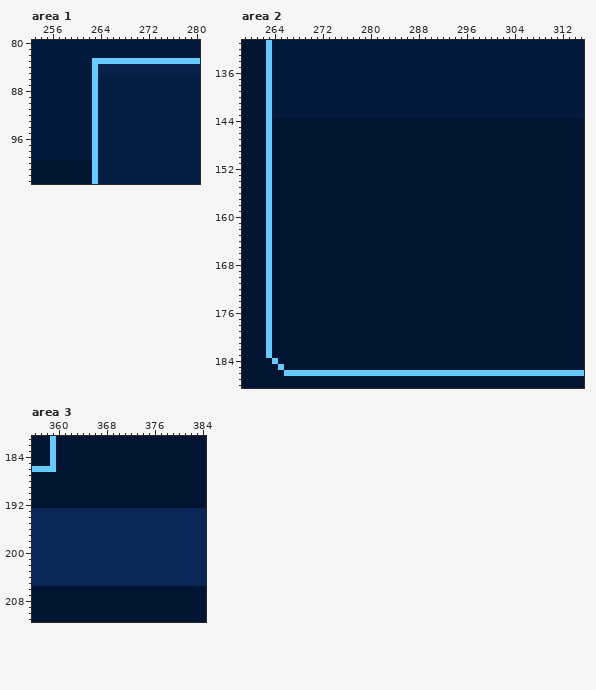
A pixel-art file gets an edit: interface/knightfall_merchantinterface/body-expanded2.ase. This is how it looked before the edit.
562x254 pixels, 1 frame. Colours within 5 levels of each other are drawn and written as one. Shown: area 1: x 253..280, y 80..103; area 2: x 259..315, y 131..188; area 3: x 356..384, y 181..211. The commit also changed other parts of the picture, which this record leaves out.
And afterwards:
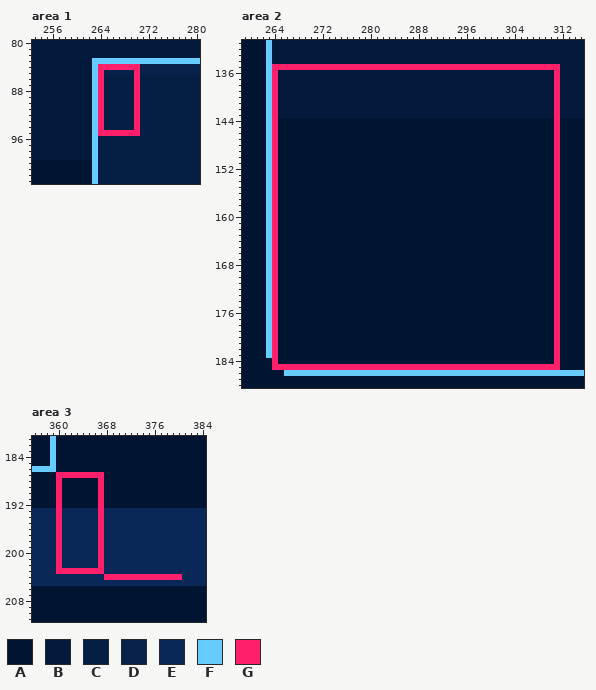
Palette (. is transparent): A #011532  B #031a3c  C #051e44  D #06214a  E #092857  F #66ccff  G #ff1f6a
Changes in this commit:
layer "Markers" added
Changed rows in their new state; - is an unchanged pixel.
Area 1, layer "Markers":
first column x 264:
 84 GGGGGGG
 85 G-----G
 86 G-----G
 87 G-----G
 88 G-----G
 89 G-----G
 90 G-----G
 91 G-----G
 92 G-----G
 93 G-----G
 94 G-----G
 95 GGGGGGG
Area 2, layer "Markers":
first column x 264:
135 GGGGGGGGGGGGGGGGGGGGGGGGGGGGGGGGGGGGGGGGGGGGGGGG
136 G----------------------------------------------G
137 G----------------------------------------------G
138 G----------------------------------------------G
139 G----------------------------------------------G
140 G----------------------------------------------G
141 G----------------------------------------------G
142 G----------------------------------------------G
143 G----------------------------------------------G
144 G----------------------------------------------G
145 G----------------------------------------------G
146 G----------------------------------------------G
147 G----------------------------------------------G
148 G----------------------------------------------G
149 G----------------------------------------------G
150 G----------------------------------------------G
151 G----------------------------------------------G
152 G----------------------------------------------G
153 G----------------------------------------------G
154 G----------------------------------------------G
155 G----------------------------------------------G
156 G----------------------------------------------G
157 G----------------------------------------------G
158 G----------------------------------------------G
159 G----------------------------------------------G
160 G----------------------------------------------G
161 G----------------------------------------------G
162 G----------------------------------------------G
163 G----------------------------------------------G
164 G----------------------------------------------G
165 G----------------------------------------------G
166 G----------------------------------------------G
167 G----------------------------------------------G
168 G----------------------------------------------G
169 G----------------------------------------------G
170 G----------------------------------------------G
171 G----------------------------------------------G
172 G----------------------------------------------G
173 G----------------------------------------------G
174 G----------------------------------------------G
175 G----------------------------------------------G
176 G----------------------------------------------G
177 G----------------------------------------------G
178 G----------------------------------------------G
179 G----------------------------------------------G
180 G----------------------------------------------G
181 G----------------------------------------------G
182 G----------------------------------------------G
183 G----------------------------------------------G
184 G----------------------------------------------G
185 GGGGGGGGGGGGGGGGGGGGGGGGGGGGGGGGGGGGGGGGGGGGGGGG
Area 3, layer "Markers":
first column x 360:
187 GGGGGGGG-------------
188 G------G-------------
189 G------G-------------
190 G------G-------------
191 G------G-------------
192 G------G-------------
193 G------G-------------
194 G------G-------------
195 G------G-------------
196 G------G-------------
197 G------G-------------
198 G------G-------------
199 G------G-------------
200 G------G-------------
201 G------G-------------
202 G------G-------------
203 GGGGGGGG-------------
204 --------GGGGGGGGGGGGG
